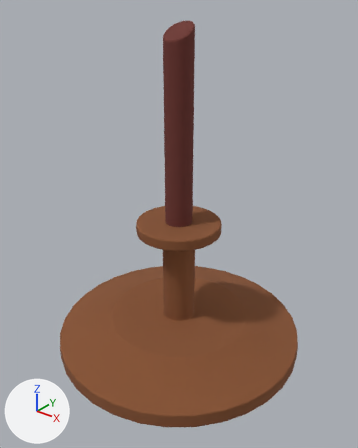
Before and after pictures for a commit that changed the FBX model Unity/Assets/3D/Props/candle_01.fbx.
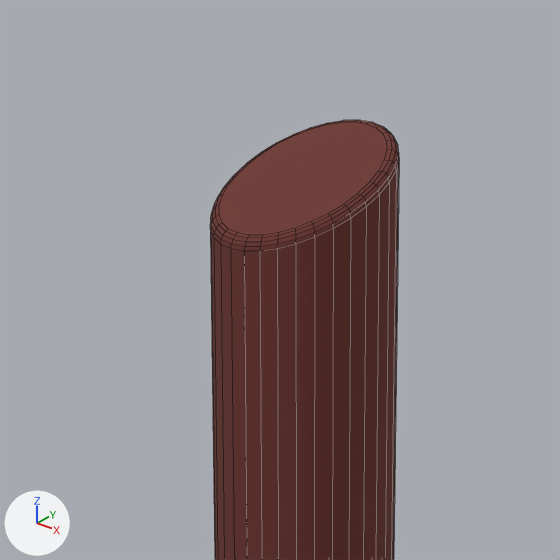
Old and new are each drawn whole from a 50 mm lens placed at (1.271, -1.588, 1.617), pointed at (0.028, -0.034, 0.654) and again close up on the part from 36% to 62% of the width and 0% to 21% of the height. Every picture has the same lights, and +X, +Y and +Z are marked at lower left. The close-ups show mesh edges as thin lines. Where no turn or scale is listed for an object, it has been applied to the vertices.

The first close-up shows 'candle_01'.
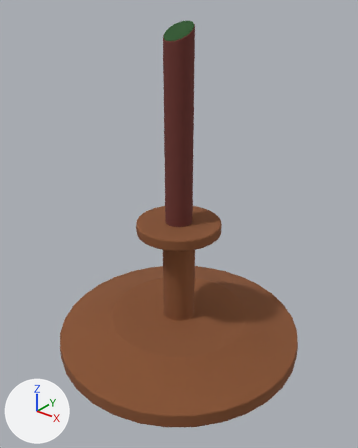
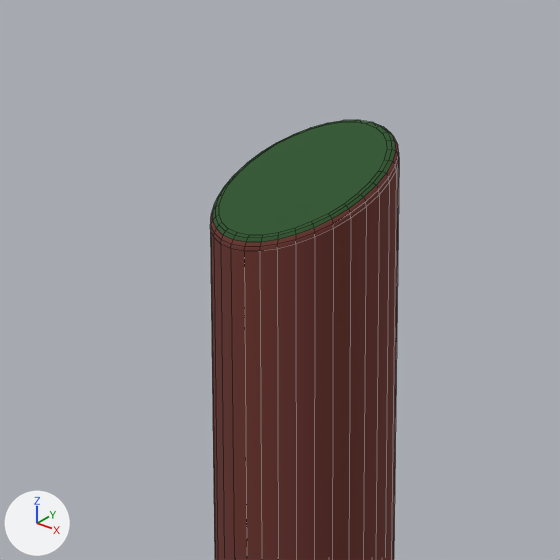
Changed parts and their boxes [x1, y1, x2, y2] in the close-ups (560 x 560 px):
part 1 of me_cylinder_007, recoloured: [213, 120, 396, 242] in both

The change, as a diff of the scene's bpy script:
```diff
--- a/Unity/Assets/3D/Props/candle_01.fbx.py
+++ b/Unity/Assets/3D/Props/candle_01.fbx.py
@@ mat_plant @@
+mat_plant = principled_material('Plant')
+mat_plant.base_color = (0.0219, 0.0871, 0.0209)  # dark green #295328
+mat_plant.roughness = 1.0
@@ me_cylinder_007 @@
 me_cylinder_007.from_pydata(...)  # 1312 vertices, 1221 faces; spans x -0.589..0.589, y -0.589..0.589, z 0.0..1.487
 # used by ob_candle_01; location = (0.0, 0.0, 0.0)
+# me_cylinder_007 part 1: 65 of the faces centred in x -0.058..0.058, y -0.059..0.057, z 1.422..1.487 switch from mat_red (dark red #6d352e) to mat_plant (dark green #295328)
 me_cylinder_007.materials.append(mat_bouchon)
```
